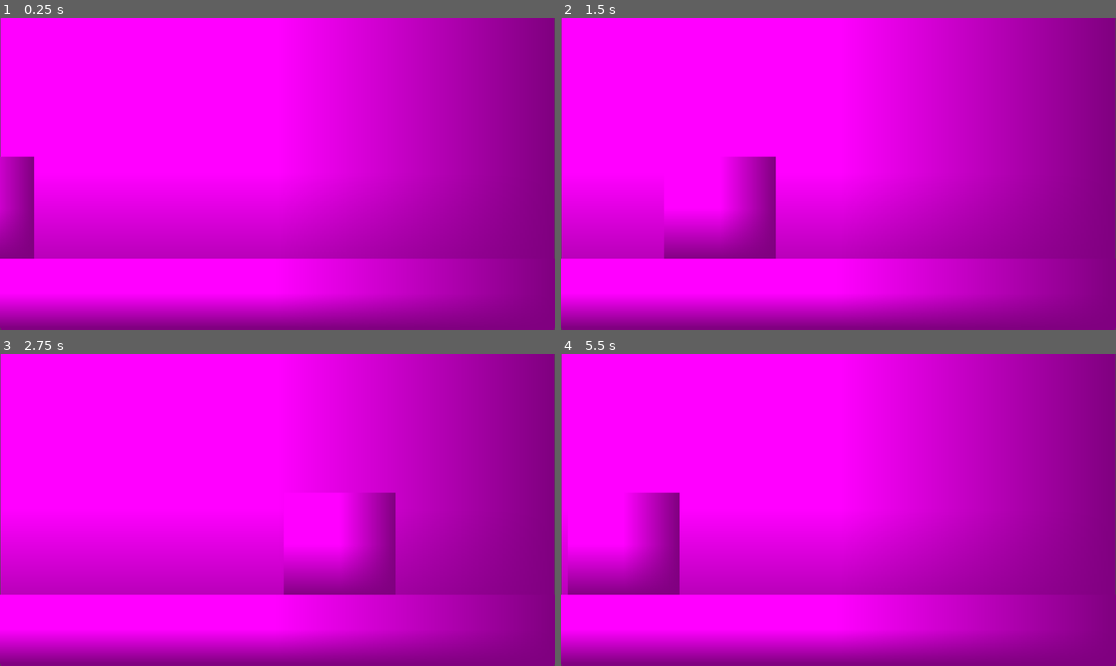
Above: before the commit, frames 1-4 (two rows, left to right).
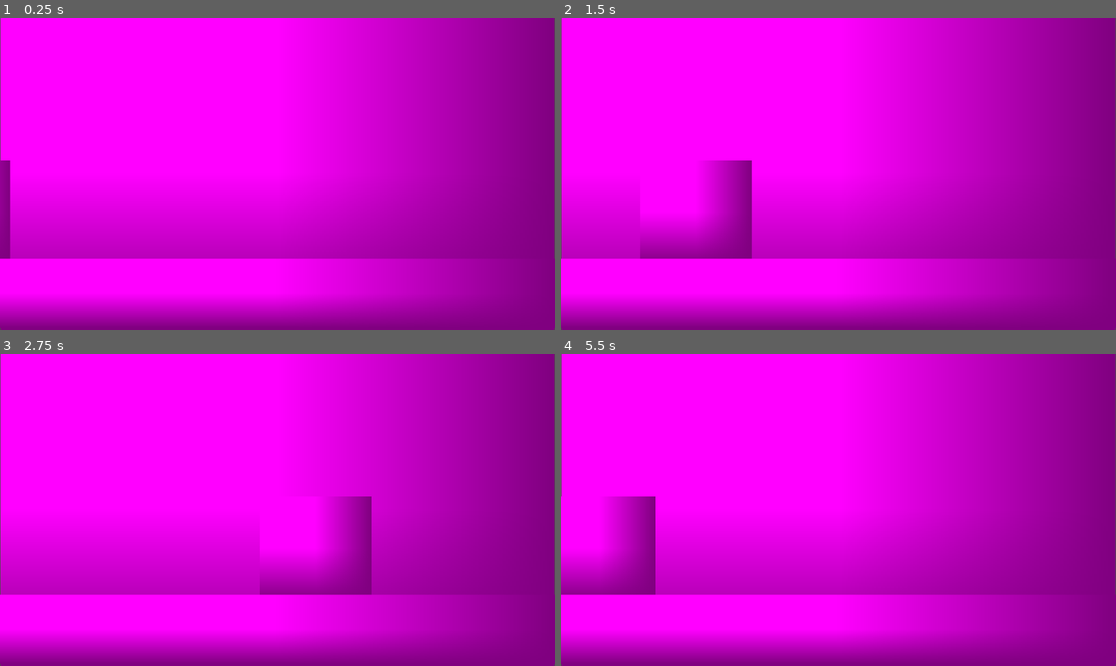
Above: after the commit, the same moments.

Repository: Taydaywash/Industrial-Haste
Game: Godot game, scene res://game_screen.tscn
Same seed, same stepped clock (60 frames per second), same inputs: the game is played once before the commit and once after it.
Inputs:
- Up to frame 1 (0.25 s): no input
- Up to frame 2 (1.5 s): no input
- Up to frame 3 (2.75 s): no input
- Up to frame 4 (5.5 s): no input

The runs differ from the first frame. In frame 1, 1.9% of the frame differs, in the area x 0-7%, y 44-78%; in frame 2, 3.7%, in the area x 14-39%, y 44-78%; in frame 3, 3.5%; in frame 4, 3.5%.

Commit message:
Update game_screen.tscn

Diff:
--- a/Industrial Haste/industrial-haste/game_screen.tscn
+++ b/Industrial Haste/industrial-haste/game_screen.tscn
@@ -20,7 +20,7 @@
 [node name="Node2D" type="Node2D" parent="background"]
 
 [node name="Box" type="Sprite2D" parent="."]
-position = Vector2(-696.00006, 72)
+position = Vector2(-746, 80)
 scale = Vector2(231.5625, 215.69014)
 texture = SubResource("PlaceholderTexture2D_xwjjp")
 script = ExtResource("1_t5odh")
